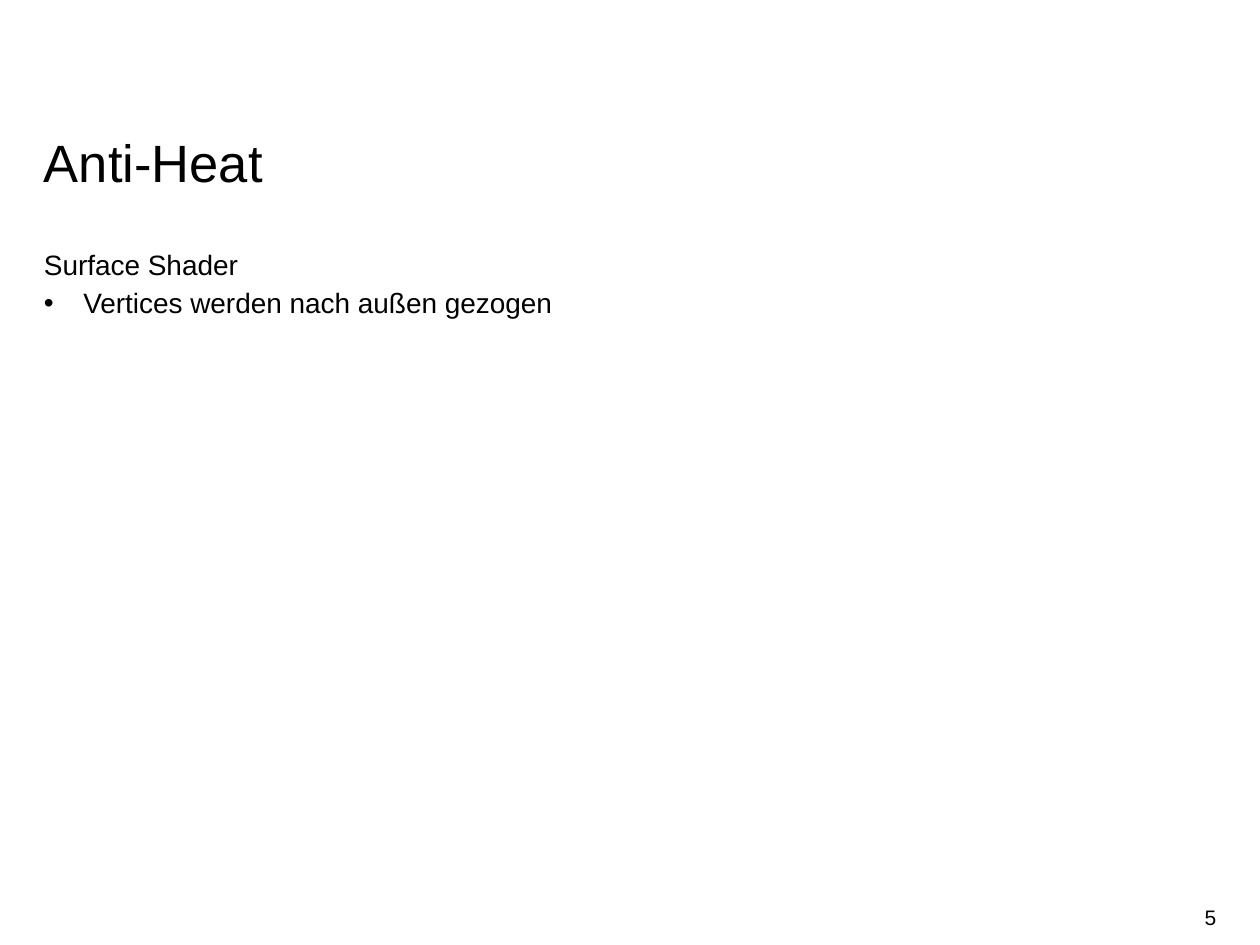
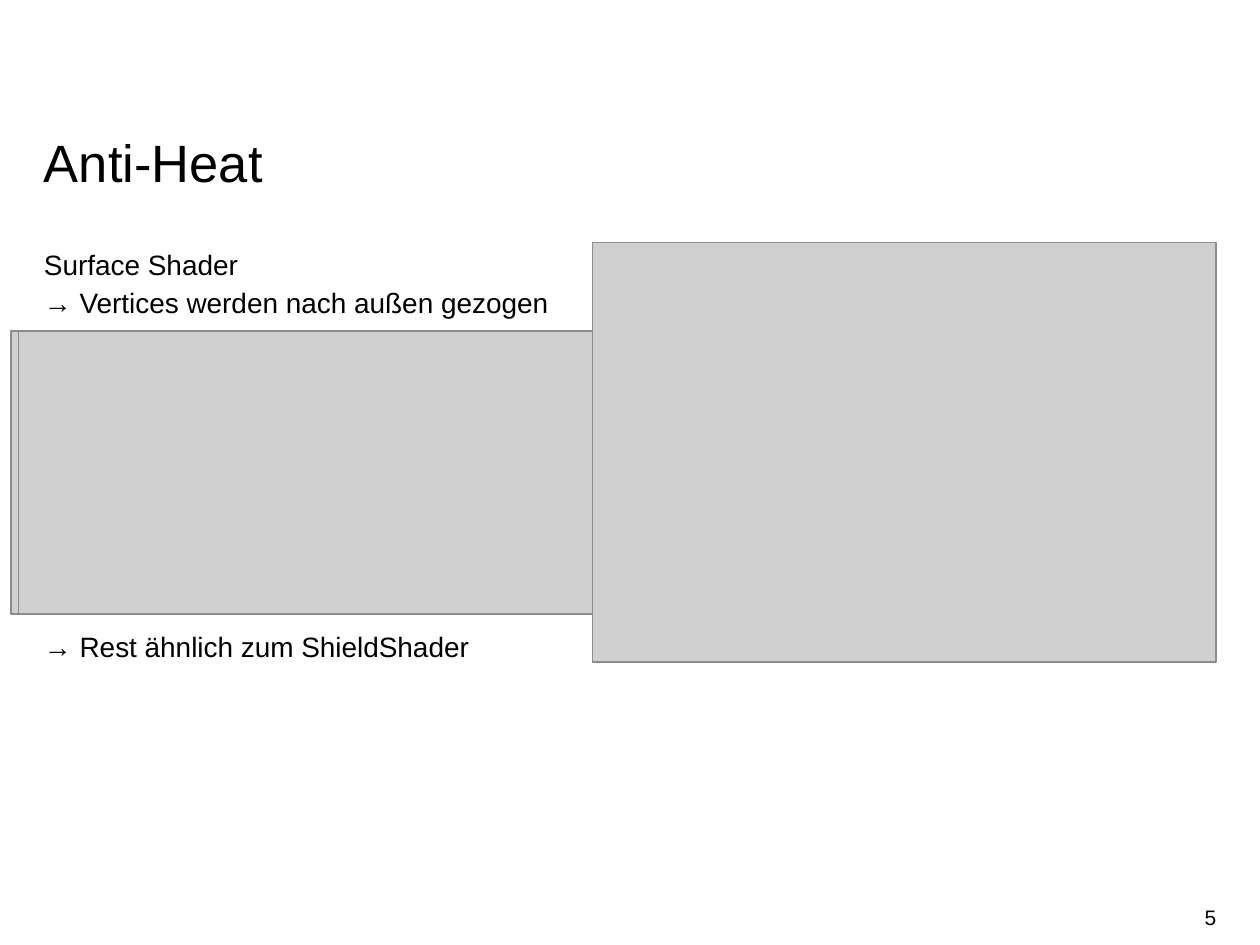
Before and after one commit to AwesomeSuri/ShaderKursWS2018-19, a slide deck: slide 5 of Documentation/Presentation.pptx. Drawn at 1260x945 pixels with LibreOffice and Linux fonts; fonts in the diff are those of the drawing; grey boxes stand for pictures; background and template pictures are left out. Boxes give left, top, right and bottom in pixels: in the first picture for what was removed or moved away, otherwise in the second. Text is boxed around its words. In the diff, an @@ line names an element or a change of style, - is before the commit and + after.

```diff
--- a/Documentation/Presentation.pptx
+++ b/Documentation/Presentation.pptx
@@ picture added at bbox=[592, 243, 1216, 663] @@
@@ text at bbox=[80, 292, 548, 658]: text changed @@
-• Vertices werden nach außen gezogen
+→ Vertices werden nach außen gezogen
+→ Rest ähnlich zum ShieldShader
@@ picture added at bbox=[11, 331, 592, 615] @@
@@ picture added at bbox=[19, 331, 600, 615] @@
```
Also in this commit, not shown: 1 other slide changed, 5 slides added, 6 other files.
